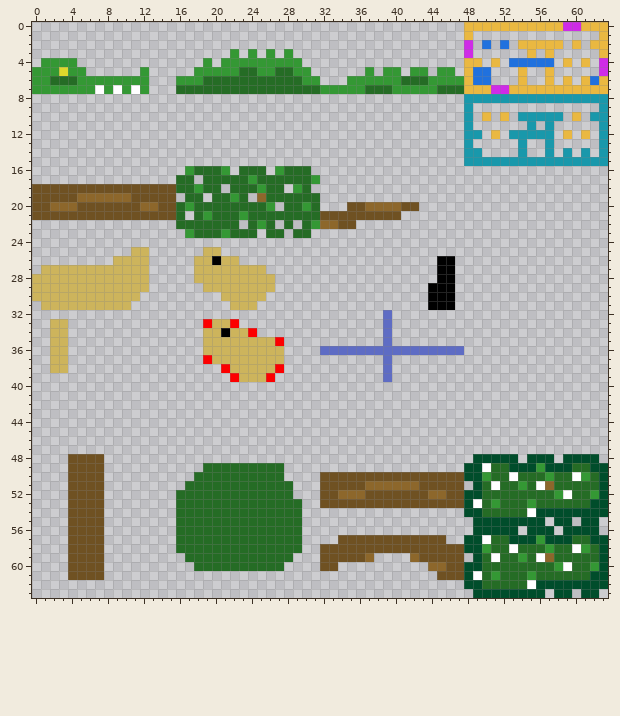
Two versions of one pixel-art sprite, Assets/Resources/Textures/textureatlas.png. The first picture shows the starting point.
The file is 64x64 pixels. Colours within 5 levels of each other are drawn and written as one.
The result:
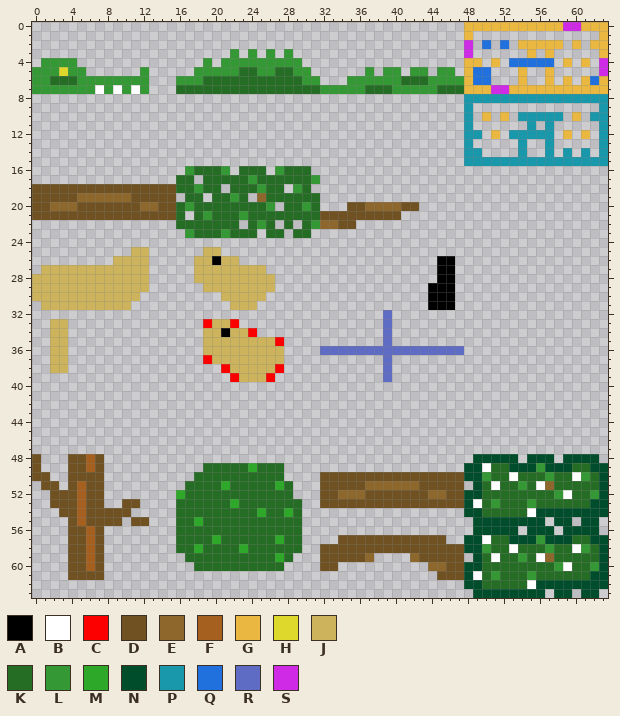
Palette (. is transparent): A #000000  B #ffffff  C #fc0000  D #6f5122  E #8d672b  F #a55f1e  G #eab841  H #ded82c  J #cdb45c  K #256c25  L #349834  M #2ea829  N #004d2b  P #1998ab  Q #2071de  R #5e6cc4  S #cf2be7
The edit:
Colour D now appears in rows 48 to 49 at x 0; in row 50 at x 0 to 1; in row 51 at x 1 to 2; in row 52 at x 2 to 3; in row 53 at x 2 to 3 and 10 to 11; in row 54 at x 3 and 8 to 10.
Colour D now appears in row 55 at x 8 to 9 and 11 to 12.
The author changed colour D to colour F in rows 48 to 49 at x 6; in rows 51 to 55 at x 5; in rows 56 to 60 at x 6.
The author changed colour K to colour M in row 49 at x 24; in row 51 at x 21 and 27; in row 52 at x 16; in row 53 at x 22; in row 54 at x 25 and 28; in row 55 at x 18.
The author changed colour K to colour M in row 57 at x 20 and 27; in row 58 at x 18 and 23; in row 59 at x 27.
